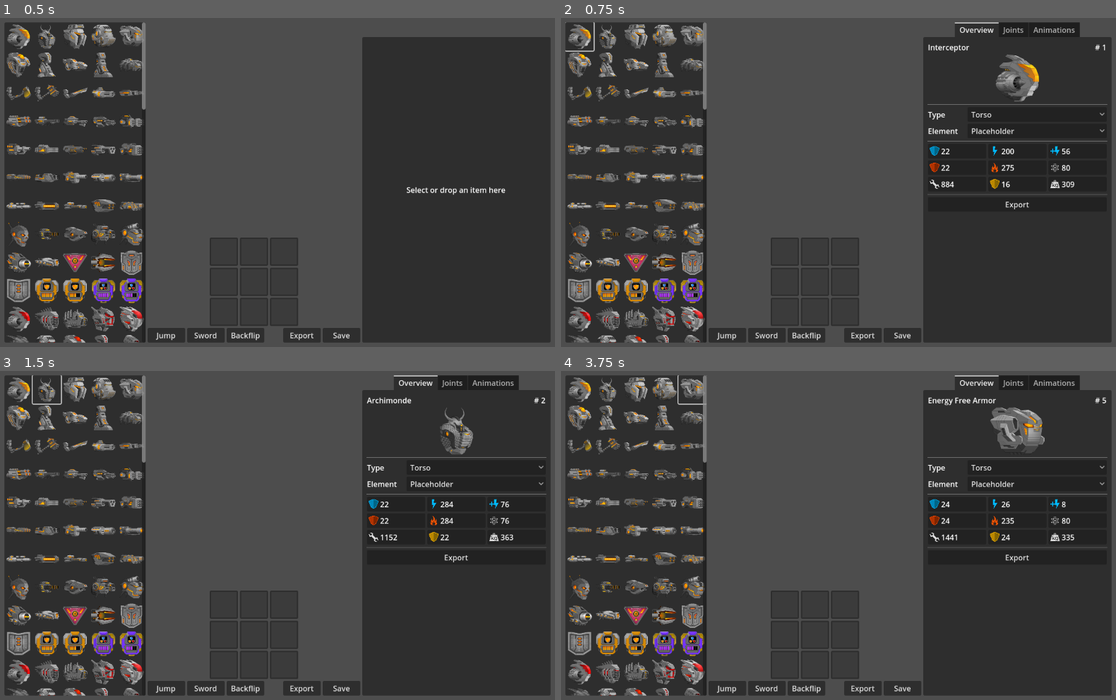
Above: before the commit, frames 1-4 (two rows, left to right).
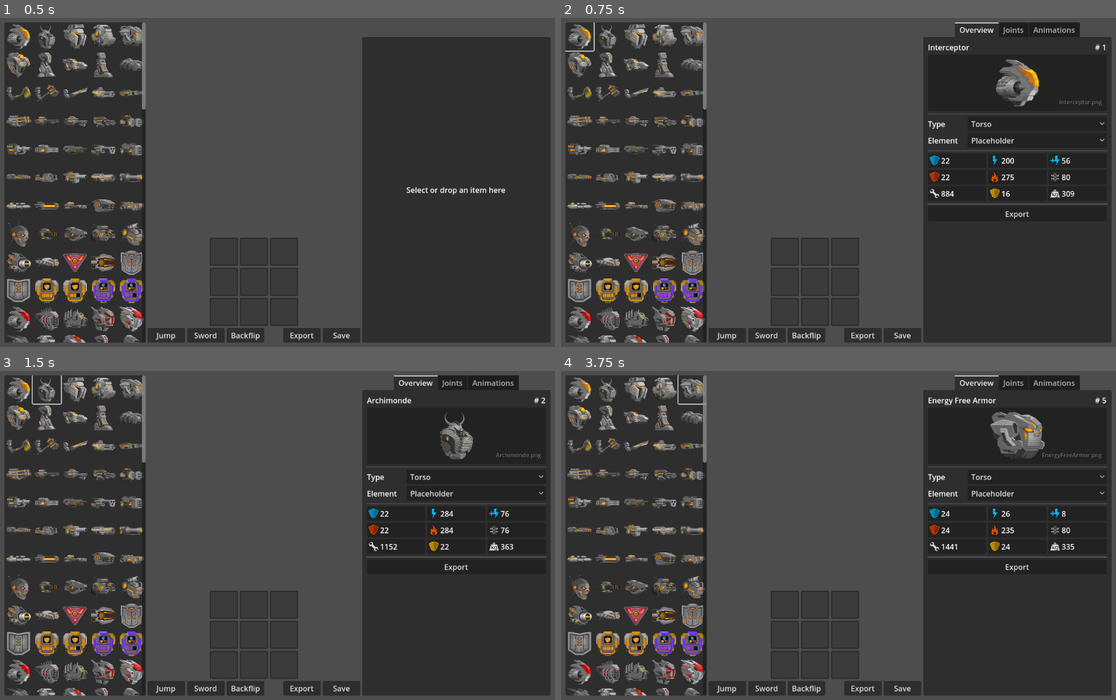
Above: after the commit, the same moments.

Repository: ctrlraul/SuperMechsThingy
Game: Godot game, scene res://items_workshop/items_workshop.tscn
The game is run twice, just before and just after one commit, with the same random seed, the same clock (stepped at 60 frames per second) and the same inputs.
Inputs (mouse positions are in pixels of both pictures, inside the frame that each line leads up to):
- Up to frame 1 (0.5 s): no input
- Up to frame 2 (0.75 s): click (577, 37) at 0.52 s
- Up to frame 3 (1.5 s): click (44, 390) at 1.27 s
- Up to frame 4 (3.75 s): click (638, 390) at 2.02 s; click (666, 390) at 2.77 s; click (694, 390) at 3.52 s

Frame 1 is identical in both runs. In frame 2, 2.4% of the frame differs, in the area x 66-99%, y 11-62%; in frame 3, 2.2%; in frame 4, 2.6%, in the area x 66-99%, y 10-62%.

Commit message:
Added sprite file name to overview tab

Diff:
--- a/src/items_workshop/item_inspector/tabs/overview.gd
+++ b/src/items_workshop/item_inspector/tabs/overview.gd
@@ -5,6 +5,7 @@
 @onready var name_label: Label = %NameLabel
 @onready var id_label: Label = %IDLabel
 @onready var sprite: TextureRect = %Sprite
+@onready var sprite_name_label: Label = %SpriteNameLabel
 @onready var type_options: OptionButton = %TypeOptions
 @onready var element_options: OptionButton = %ElementOptions
 @onready var stats_display: GridContainer = %StatsDisplay
@@ -35,10 +36,12 @@
 
 	item = value
 
-	sprite.texture = Assets.get_texture_for_item(item)
-
 	name_label.text = item.display_name
 	id_label.text = str(item.id)
+
+	sprite.texture = Assets.get_texture_for_item(item)
+	sprite_name_label.text = sprite.texture.resource_path.get_file()
+
 	stats_display.set_stats(item.stats)
 
 	type_options.select(item.type)
--- a/src/items_workshop/item_inspector/tabs/overview.tscn
+++ b/src/items_workshop/item_inspector/tabs/overview.tscn
@@ -1,14 +1,20 @@
-[gd_scene load_steps=5 format=3 uid="uid://b06swf75jd67p"]
+[gd_scene load_steps=6 format=3 uid="uid://b06swf75jd67p"]
 
 [ext_resource type="Theme" uid="uid://cs33qvqc60ek3" path="res://theme.tres" id="1_10fwx"]
 [ext_resource type="Script" path="res://items_workshop/item_inspector/tabs/overview.gd" id="2_7uomw"]
 [ext_resource type="Texture2D" uid="uid://cjt4hebckgych" path="res://assets/images/items/Abomination.png" id="3_6c03h"]
 [ext_resource type="PackedScene" uid="uid://dxm2x6p0msmj2" path="res://items_workshop/item_inspector/stats_display.tscn" id="4_lbxtg"]
 
+[sub_resource type="LabelSettings" id="LabelSettings_6g42o"]
+font_size = 12
+font_color = Color(1, 1, 1, 0.388235)
+shadow_color = Color(0, 0, 0, 0.415686)
+
 [node name="Overview" type="TabBar"]
 anchors_preset = 15
 anchor_right = 1.0
 anchor_bottom = 1.0
+offset_right = -800.0
 grow_horizontal = 2
 grow_vertical = 2
 mouse_filter = 2
@@ -49,13 +55,29 @@
 horizontal_alignment = 1
 vertical_alignment = 1
 
-[node name="Sprite" type="TextureRect" parent="MarginContainer/VBoxContainer"]
+[node name="PanelContainer" type="PanelContainer" parent="MarginContainer/VBoxContainer"]
+custom_minimum_size = Vector2(0, 100)
+layout_mode = 2
+
+[node name="MarginContainer" type="MarginContainer" parent="MarginContainer/VBoxContainer/PanelContainer"]
+layout_mode = 2
+
+[node name="Sprite" type="TextureRect" parent="MarginContainer/VBoxContainer/PanelContainer/MarginContainer"]
 unique_name_in_owner = true
 custom_minimum_size = Vector2(0, 100)
 layout_mode = 2
 texture = ExtResource("3_6c03h")
 expand_mode = 1
 stretch_mode = 5
+
+[node name="SpriteNameLabel" type="Label" parent="MarginContainer/VBoxContainer/PanelContainer/MarginContainer"]
+unique_name_in_owner = true
+layout_mode = 2
+size_flags_vertical = 8
+text = "image.png"
+label_settings = SubResource("LabelSettings_6g42o")
+horizontal_alignment = 2
+vertical_alignment = 2
 
 [node name="HSeparator" type="HSeparator" parent="MarginContainer/VBoxContainer"]
 layout_mode = 2
